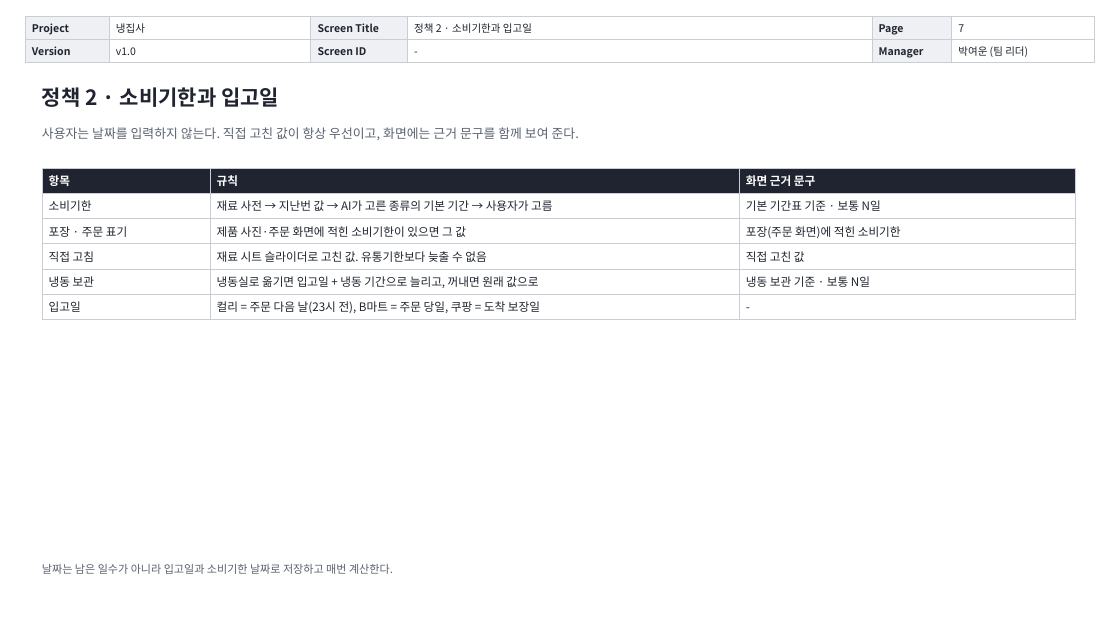
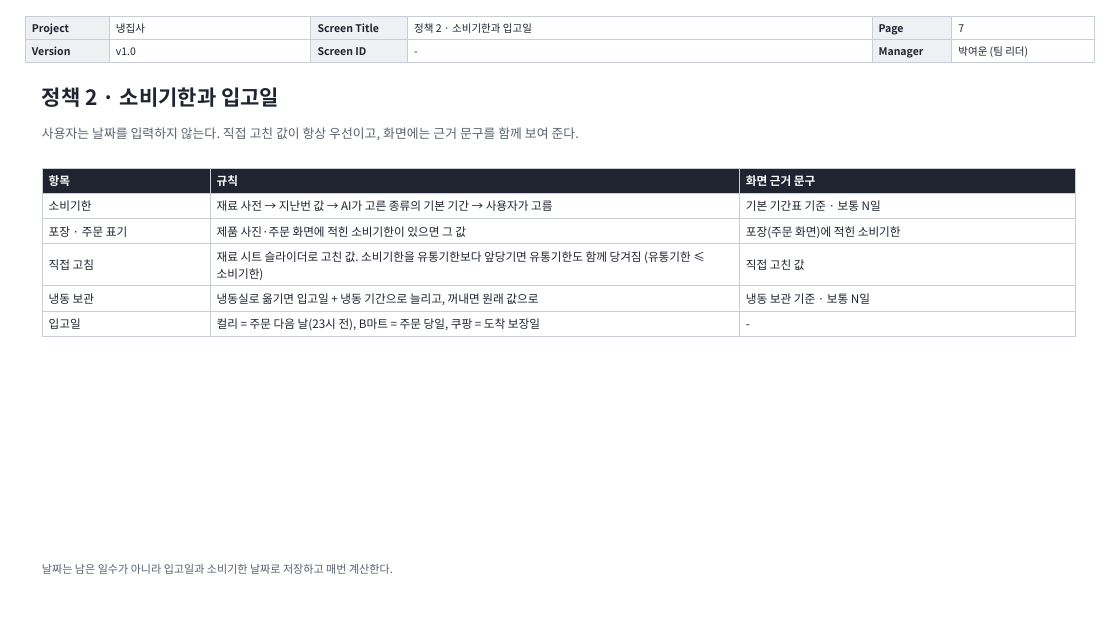
Before and after one commit to gracepark165/portfolio, a slide deck: slide 8 of docs/fridge_storyboard_v1.0.pptx. Drawn at 1120x630 pixels with LibreOffice and Linux fonts; fonts in the diff are those of the drawing. Boxes give left, top, right and bottom in pixels: in the first picture for what was removed or moved away, otherwise in the second. Text is boxed around its words. In the diff, an @@ line names an element or a change of style, - is before the commit and + after.

```diff
--- a/docs/fridge_storyboard_v1.0.pptx
+++ b/docs/fridge_storyboard_v1.0.pptx
@@ table at [42,168,1075,334] @@
-row 4, column 2: 재료 시트 슬라이더로 고친 값. 유통기한보다 늦출 수 없음
+row 4, column 2: 재료 시트 슬라이더로 고친 값. 소비기한을 유통기한보다 앞당기면 유통기한도 함께 당겨짐 (유통기한 ≤ 소비기한)
```
Also in this commit, not shown: 1 other slide changed, 2 other files.
